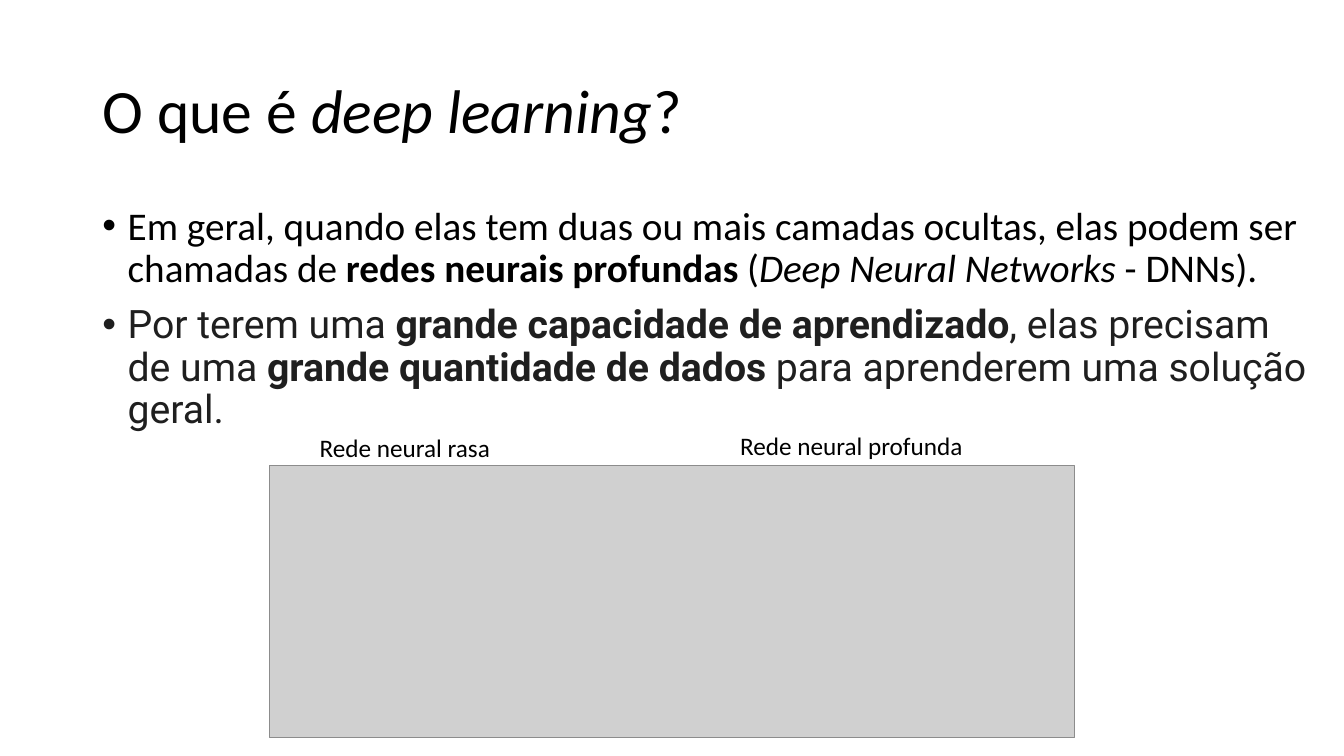
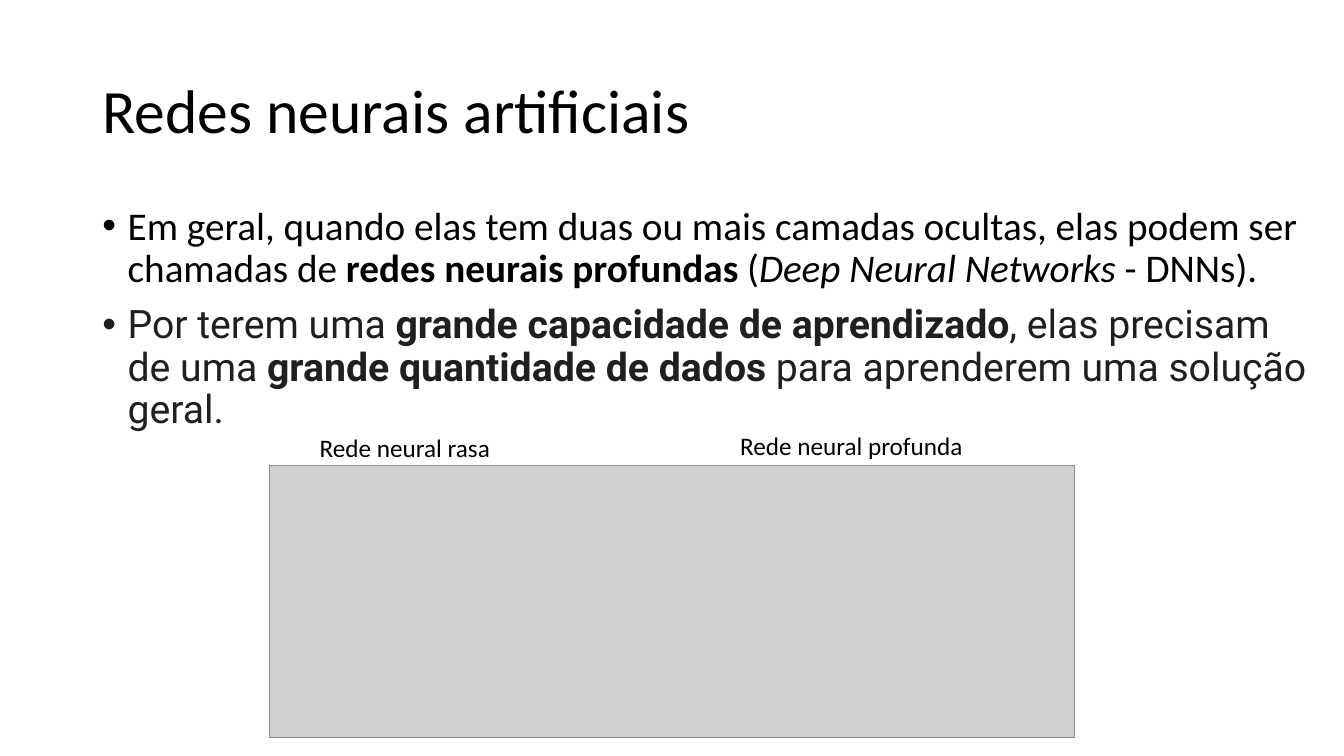
Before and after one commit to zz4fap/c24_inteligencia_artificial, a slide deck: slide 23 of slides/C24_MLP.pptx (slide 22 before the commit). Drawn at 1344x756 pixels with LibreOffice and Linux fonts; fonts in the diff are those of the drawing; grey boxes stand for pictures. Boxes give left, top, right and bottom in pixels: in the first picture for what was removed or moved away, otherwise in the second. Text is boxed around its words. In the diff, an @@ line names an element or a change of style, - is before the commit and + after.

```diff
--- a/slides/C24_MLP.pptx
+++ b/slides/C24_MLP.pptx
@@ title at (102,90,690,134): text changed; italic off @@
-O que é deep learning?
+Redes neurais artificiais
```
Also in this commit, not shown: 1 other slide changed, 7 slides added, 3 slides removed.
